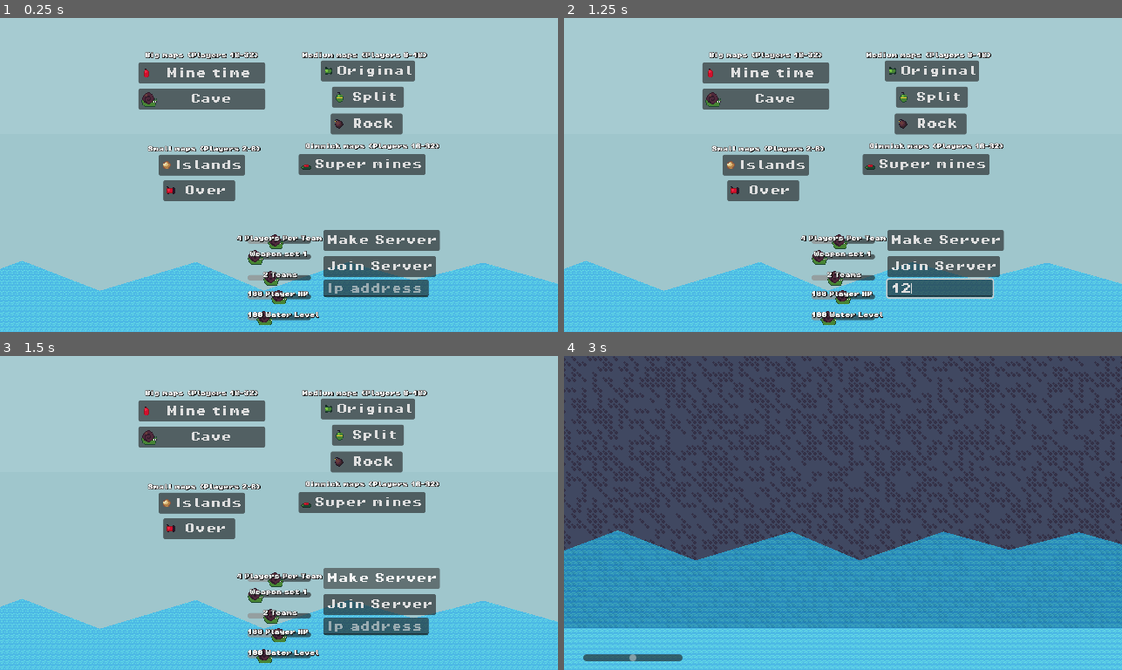
Above: before the commit, frames 1-4 (two rows, left to right).
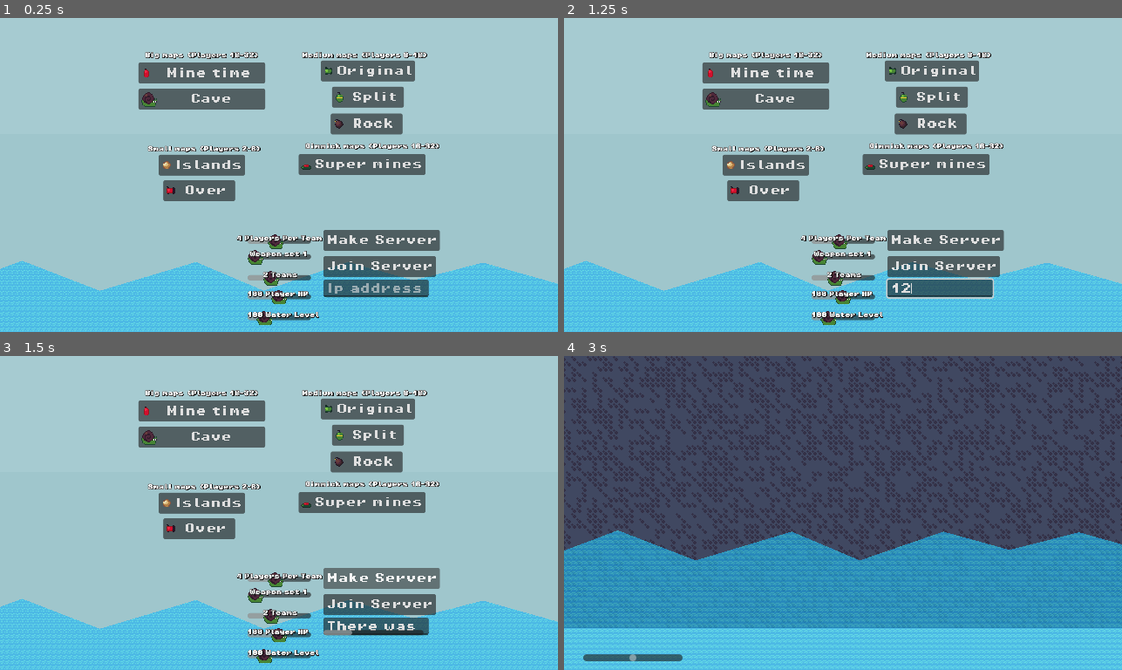
Above: after the commit, the same moments.

Repository: codingbanana21/Snail-Wars
Game: Godot game, scene res://scenes/main_menu.tscn
The game is run twice, just before and just after one commit, with the same random seed, the same clock (stepped at 60 frames per second) and the same inputs.
Inputs (mouse positions are in pixels of both pictures, inside the frame that each line leads up to):
- Up to frame 1 (0.25 s): no input
- Up to frame 2 (1.25 s): click (937, 288) at 0.52 s; type "12" at 0.6 s
- Up to frame 3 (1.5 s): click "Make Server" at 1.25 s
- Up to frame 4 (3 s): click "Join Server" at 2 s; click "Mine time" at 2.75 s

Frames 1-2 are identical in both runs. In frame 3, 0.5% of the frame differs, in the area x 57-76%, y 84-89%; in frame 4, nothing differs.

Commit message:
Updated upnp

Diff:
--- a/scripts/menu.gd
+++ b/scripts/menu.gd
@@ -15,9 +15,10 @@
 @onready var water_level_h_slider: HSlider = %WaterLevelHSlider
 @onready var water_level_label: Label = %WaterLevelLabel
 
-const PORT = 3100
+const SERVER_PORT = 3100
 
 var peer = ENetMultiplayerPeer.new()
+var upnp
 
 
 func _ready() -> void:
@@ -68,9 +69,17 @@
 
 
 func _on_server_pressed() -> void:
-	ip.text = str(get_upnp())
+	var ip_address = upnp_setup(SERVER_PORT)
+	#var ip_address = IP.get_local_addresses()[1]
 
-	peer.create_server(PORT,1)
+	if !ip_address.is_valid_ip_address():
+		push_error("There was a error when creating the server ", ip_address)
+		ip.text = "There was a error when creating the server " + str(ip_address)
+		return
+	else:
+		ip.text = ip_address
+
+	peer.create_server(SERVER_PORT,1)
 	multiplayer.multiplayer_peer = peer
 	multiplayer.peer_connected.connect(
 		func(_id):
@@ -85,21 +94,42 @@
 		ip_address = "localhost"
 
 	if ip_address.is_valid_ip_address() or ip_address == "localhost":
-		peer.create_client(ip_address, PORT)
+		peer.create_client(ip_address, SERVER_PORT)
 		multiplayer.multiplayer_peer = peer
+	else:
+		#push_error("Can't connect to ", ip_address)
+		push_error("IP address is invalid ", ip_address)
 
 
-func get_upnp():
-	var upnp = UPNP.new()
-	var discorer_result = upnp.discover()
-	if discorer_result == UPNP.UPNP_RESULT_SUCCESS:
-		if upnp.get_gateway() and upnp.get_gateway().is_valid_gateway():
-			var map_result = upnp.add_port_mapping(9999,0,"SnailWars","UDP", 10800)
-			if map_result == UPNP.UPNP_RESULT_SUCCESS:
-				upnp.add_port_mapping(9999,0,"")
+func upnp_setup(server_port):
+	upnp = UPNP.new()
 
-	upnp.delete_port_mapping(9999,"UDP")
-	return upnp.query_external_address()
+	var err = upnp.discover(2000, 2, "InternetGatewayDevice")
+
+	if err != UPNP.UPNP_RESULT_SUCCESS:
+		push_error("UPNP discover failed ", err)
+		return ""
+
+	var gatway = upnp.get_gateway()
+	if !upnp.get_gateway() or !gatway.is_valid_gateway():
+		push_error("UPNP: no valid gateway")
+		return ""
+
+	var map_err = upnp.add_port_mapping(server_port, server_port, "snailwars", "UDP", 0)
+	if map_err != UPNP.UPNP_RESULT_SUCCESS:
+		push_warning("Permanent mapping failed, retrying with non-permanent")
+		map_err = upnp.add_port_mapping(server_port, server_port, "snailwars", "UDP", 3600)
+
+		if map_err != UPNP.UPNP_RESULT_SUCCESS:
+			push_error("UPNP mapping failed")
+
+	var addr = upnp.query_external_address()
+	return addr
+
+
+func _exit_tree() -> void:
+	if upnp:
+		upnp.delete_port_mapping(SERVER_PORT, "UDP")
 
 
 func _on_b_1_button_pressed() -> void:
Not shown, changed: export_presets.cfg
